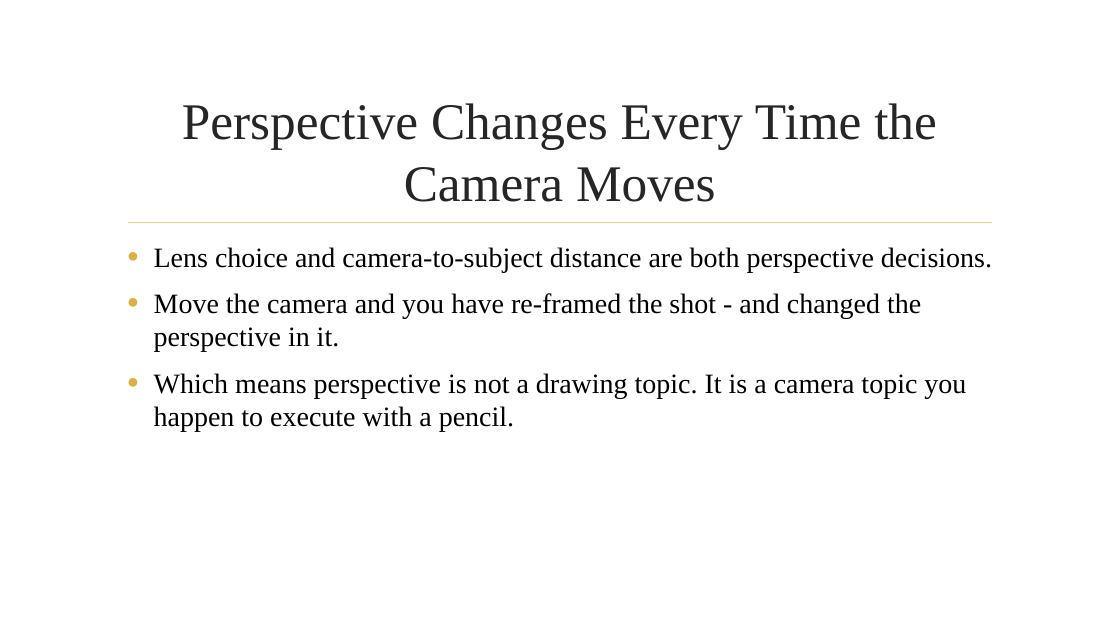
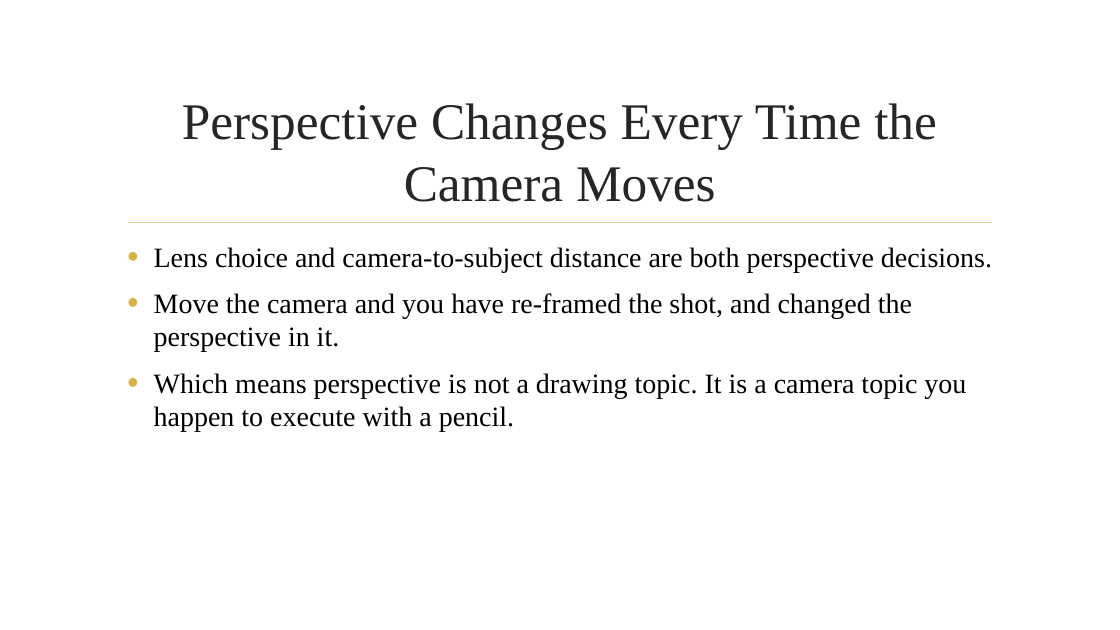
Before and after one commit to dcoes/Classes, a slide deck: slide 4 of Storyboarding/NewLectures/06_Perspective_REVISED.pptx. Drawn at 1120x630 pixels with LibreOffice and Linux fonts; fonts in the diff are those of the drawing; background and template pictures are left out. Boxes give left, top, right and bottom in pixels: in the first picture for what was removed or moved away, otherwise in the second. Text is boxed around its words. In the diff, an @@ line names an element or a change of style, - is before the commit and + after.

```diff
--- a/Storyboarding/NewLectures/06_Perspective_REVISED.pptx
+++ b/Storyboarding/NewLectures/06_Perspective_REVISED.pptx
@@ text at bbox=[154, 293, 912, 352]: text changed @@
-• Move the camera and you have re-framed the shot - and changed the perspective in it.
+• Move the camera and you have re-framed the shot, and changed the perspective in it.
```
Also in this commit, not shown: 15 other slides changed, 21 other files.
